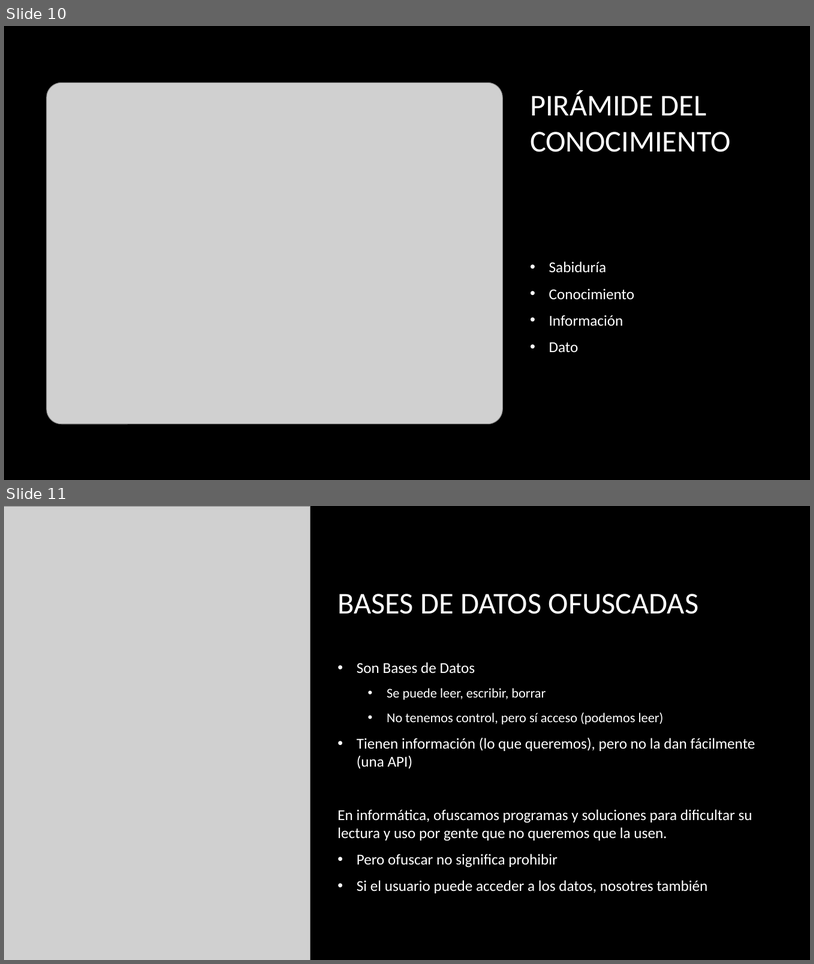
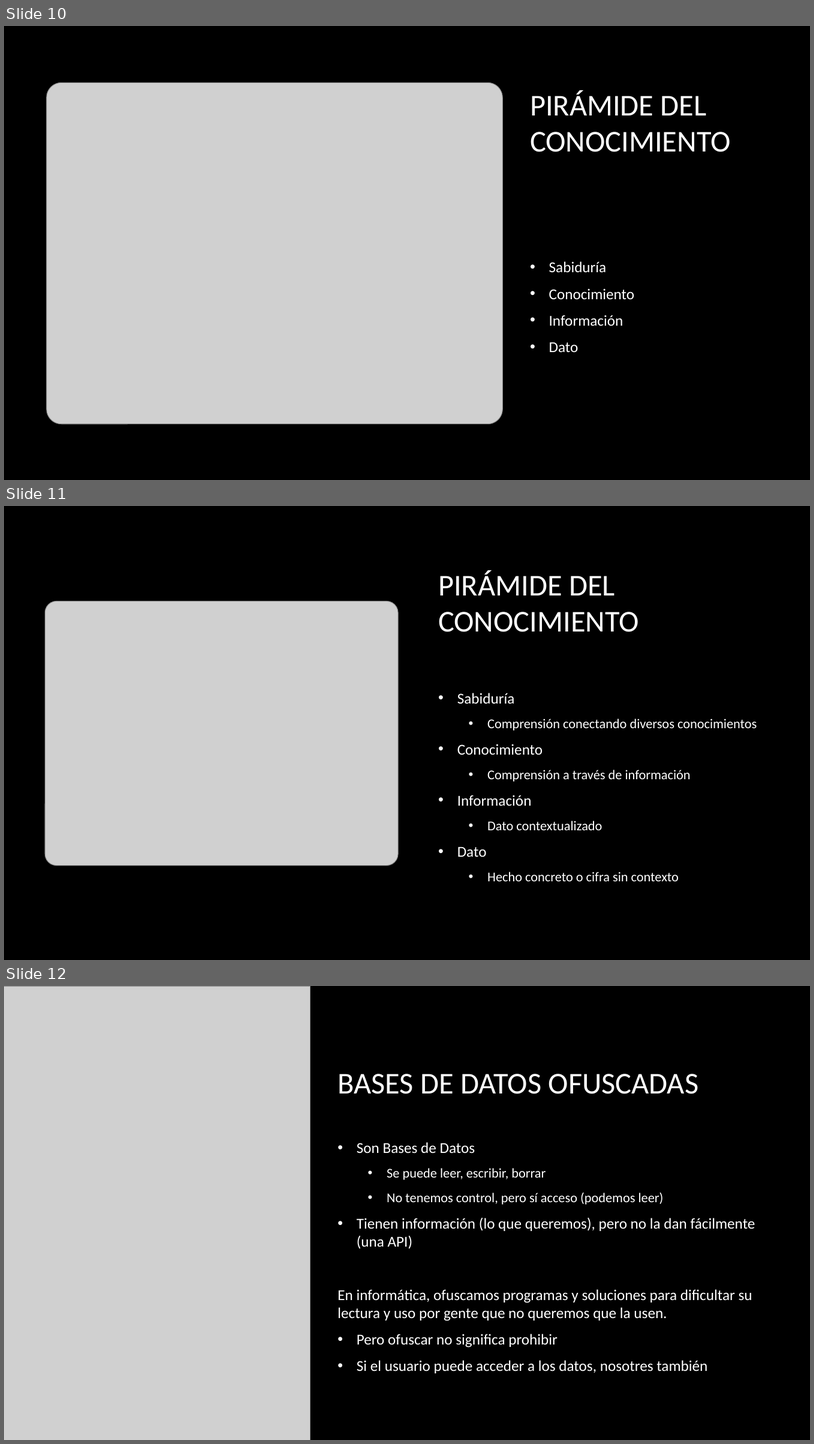
Before and after one commit to jofaval/talks-about, a slide deck: uv/web-scraping-y-las-bases-de-datos-ofuscadas/web-scraping-core.pptx. Shown one above the other, each under a label of ours: slides 10 and 11 before the commit, slides 10, 11 and 12 after it. The pictures are 814x964 and 814x1444 pixels, drawn with LibreOffice and Linux fonts; fonts in the diff are those of the drawing; grey boxes stand for pictures; background and template pictures are left out. Boxes give left, top, right and bottom in pixels: in the first picture for what was removed or moved away, otherwise in the second. Text is boxed around its words. In the diff, an @@ line names an element or a change of style, - is before the commit and + after.

```diff
--- a/uv/web-scraping-y-las-bases-de-datos-ofuscadas/web-scraping-core.pptx
+++ b/uv/web-scraping-y-las-bases-de-datos-ofuscadas/web-scraping-core.pptx
@@ slide 11 added at box(4, 506, 810, 960), background picture (left out) @@
@@ title added at box(438, 570, 639, 632), 36 pt, text #FFFFFF @@
+PIRÁMIDE DEL CONOCIMIENTO
@@ picture added at box(45, 601, 398, 865) @@
@@ text added at box(458, 693, 757, 881), 16 pt, text #FFFFFF @@
+• Sabiduría
+  • Comprensión conectando diversos conocimientos
+• Conocimiento
+  • Comprensión a través de información
+• Información
+  • Dato contextualizado
+• Dato
+  • Hecho concreto o cifra sin contexto
@@ what was slide 11 is now slide 12 @@
```
Also in this commit, not shown: 10 other files.
